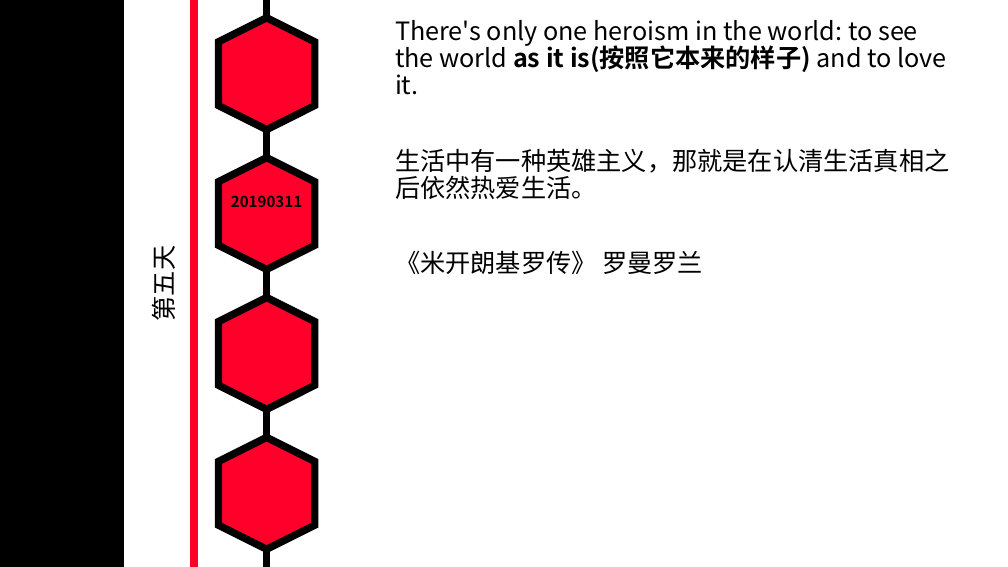
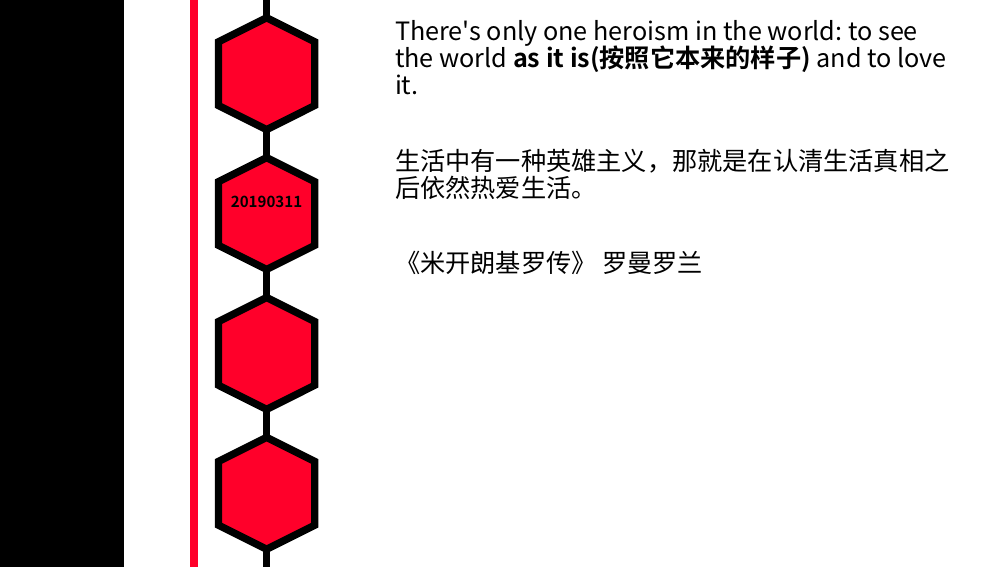
Before and after one commit to MarkShen1992/PPT-template, a slide deck: slide 5 of morning reading/iridescent english sentenses.pptx. Drawn at 1008x567 pixels with LibreOffice and Linux fonts; fonts in the diff are those of the drawing. Boxes give left, top, right and bottom in pixels: in the first picture for what was removed or moved away, otherwise in the second. Text is boxed around its words. In the diff, an @@ line names an element or a change of style, - is before the commit and + after.

```diff
--- a/morning reading/iridescent english sentenses.pptx
+++ b/morning reading/iridescent english sentenses.pptx
@@ text removed at bbox=[145, 253, 182, 320] @@
-第五天
```
Also in this commit, not shown: 11 other slides changed, 2 slides added.
